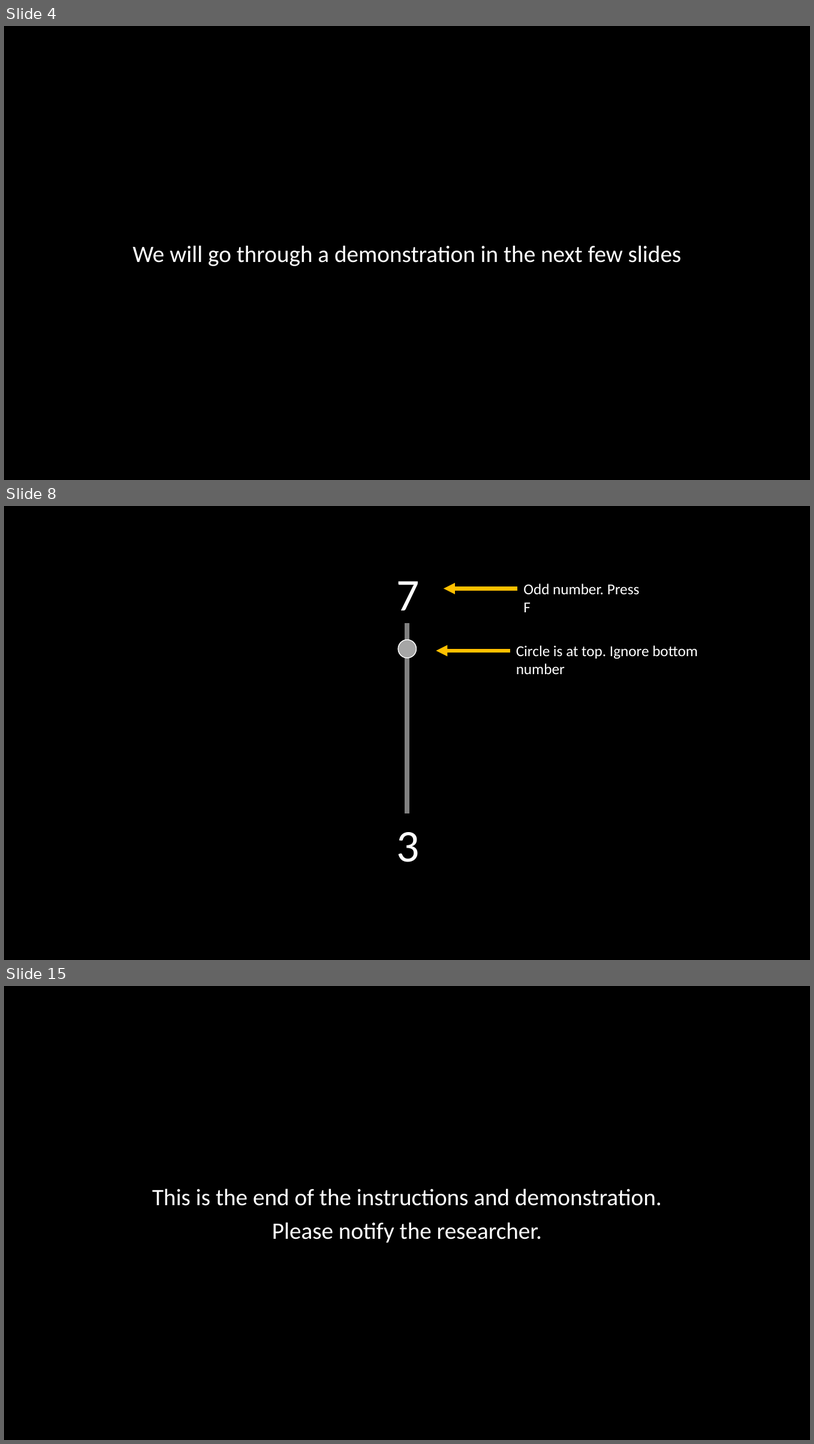
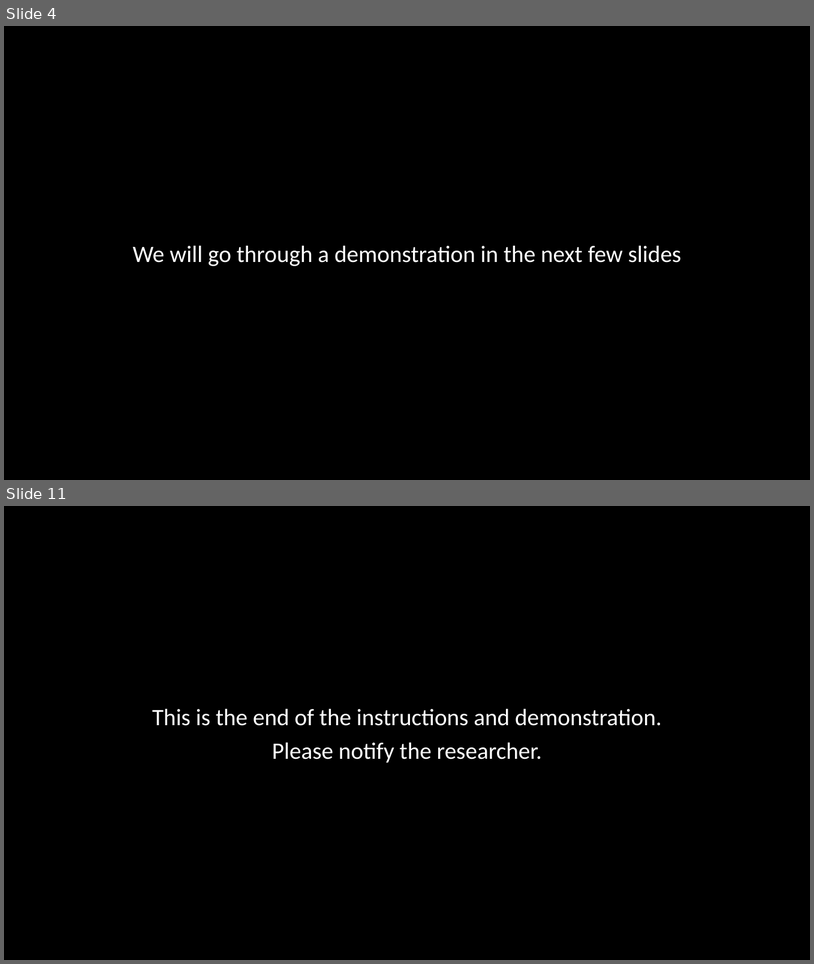
Before and after one commit to winsonfzyang/mindfulness_flexibility, a slide deck: instructions/affflex.pptx. Shown one above the other, each under a label of ours: slides 4, 8 and 15 before the commit, slides 4 and 11 after it; the slides between them are not shown. The pictures are 814x1444 and 814x964 pixels, drawn with LibreOffice and Linux fonts; fonts in the diff are those of the drawing. Boxes give left, top, right and bottom in pixels: in the first picture for what was removed or moved away, otherwise in the second. Text is boxed around its words. In the diff, an @@ line names an element or a change of style, - is before the commit and + after.

```diff
--- a/instructions/affflex.pptx
+++ b/instructions/affflex.pptx
@@ slide 8 removed at [4,506,810,960], background #000000 @@
@@ text removed at [397,581,420,610] @@
-7
@@ arrow removed from (518, 588) to (444, 588) @@
@@ text removed at [524,583,640,612] @@
-Odd number. Press F
@@ line removed from (408, 624) to (408, 813) @@
@@ ellipse removed at [398,640,417,658] @@
@@ text removed at [516,645,698,674] @@
-Circle is at top. Ignore bottom number
@@ arrow removed from (510, 651) to (437, 651) @@
@@ text removed at [397,832,420,862] @@
-3
@@ what was slide 15 is now slide 11 @@
```
Also in this commit, not shown: 2 slides changed, 6 slides added, 9 other slides removed, 1 other file.
